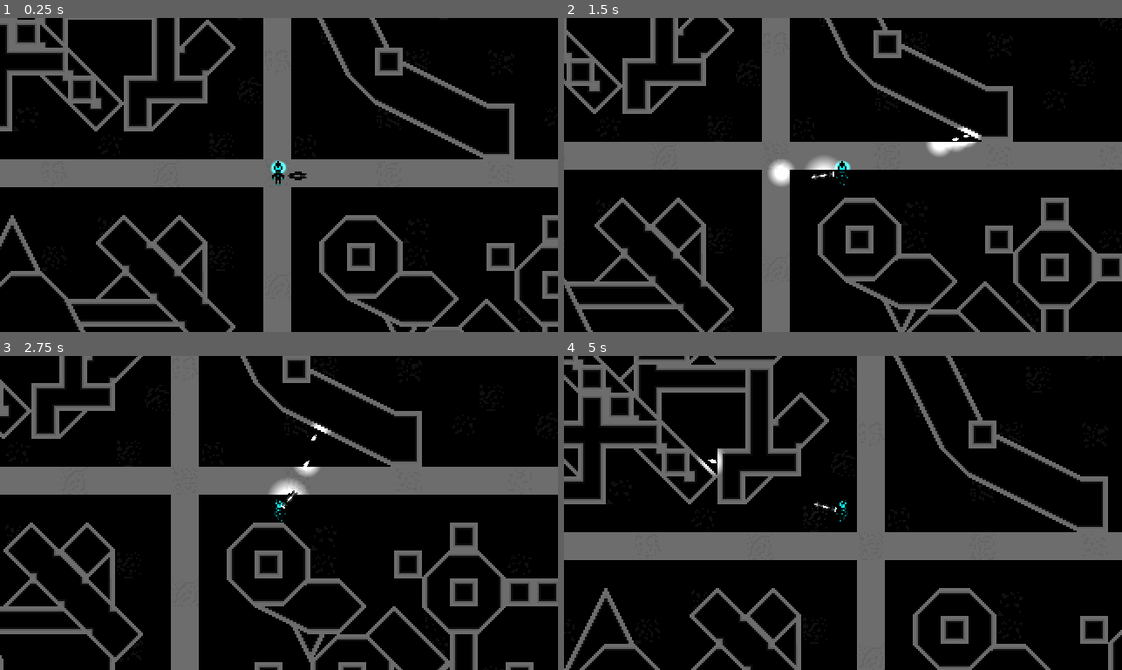
Above: before the commit, frames 1-4 (two rows, left to right).
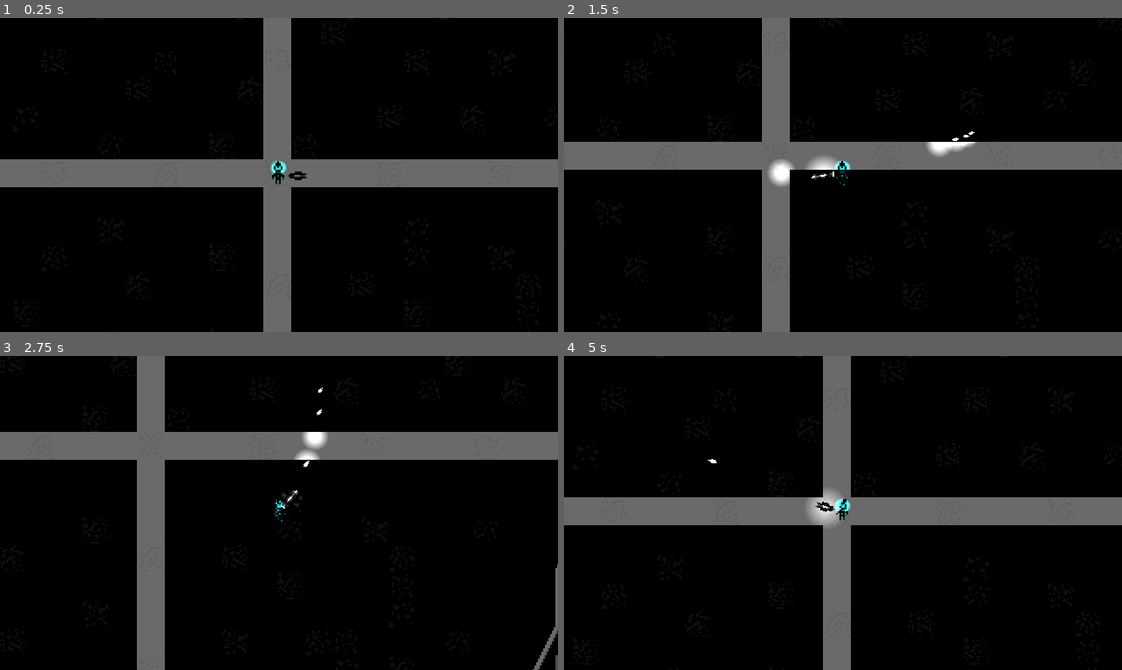
Above: after the commit, the same moments.

Repository: ZealousPython/GodotWildOverload
Game: Godot game, scene res://arena.tscn
The game is run twice, just before and just after one commit, with the same random seed, the same clock (stepped at 60 frames per second) and the same inputs. The project has no main scene, so this scene is started directly.
Inputs (mouse positions are in pixels of both pictures, inside the frame that each line leads up to):
- Up to frame 1 (0.25 s): no input
- Up to frame 2 (1.5 s): tap Enter at 0.5 s; move the mouse to (965, 159) at 0.52 s; press the mouse at (965, 159) at 0.53 s; hold Right (ui_right) 0.53-1.28 s; move the mouse to (731, 190) at 1.27 s; release the mouse at (731, 190) at 1.28 s; hold Down (ui_down) from 1.28 s (still down); click (731, 190) at 1.35 s
- Up to frame 3 (2.75 s): move the mouse to (334, 443) at 2.02 s; release Down (ui_down) at 2.03 s; press the mouse at (334, 443) at 2.03 s; hold Right (ui_right) from 2.03 s (still down)
- Up to frame 4 (5 s): move the mouse to (815, 575) at 2.77 s; release Right (ui_right) at 2.78 s; release the mouse at (815, 575) at 2.78 s; hold Up (ui_up) 2.78-3.53 s; click (815, 575) at 2.85 s; move the mouse to (1010, 560) at 3.52 s; press the mouse at (1010, 560) at 3.53 s; hold Left (ui_left) from 3.53 s (still down); move the mouse to (675, 465) at 4.27 s; release the mouse at (675, 465) at 4.28 s; click (675, 465) at 4.35 s

The runs differ from the first frame. In frame 1, 9.9% of the frame differs, in the area x 0-100%, y 0-100%; in frame 2, 9.2%; in frame 3, 34%; in frame 4, 34%.

Commit message:
Added Tile Occlusion and Navigation Layers

Diff:
--- a/MiscAssets/MapLayout.gd
+++ b/MiscAssets/MapLayout.gd
@@ -3,7 +3,7 @@
 
 # Called when the node enters the scene tree for the first time.
 func _ready():
-	for i in range(2,6):
+	for i in range(2,22):
 		set_layer_enabled(i, false)
 
 
--- a/MiscAssets/TileSet.tres
+++ b/MiscAssets/TileSet.tres
@@ -1,33 +1,118 @@
-[gd_resource type="TileSet" load_steps=3 format=3 uid="uid://dd5ojcslwpuo6"]
+[gd_resource type="TileSet" load_steps=28 format=3 uid="uid://dd5ojcslwpuo6"]
 
 [ext_resource type="Texture2D" uid="uid://cahww58p7dtq7" path="res://Aseprite/Tiles/MapTileset.png" id="1_68ow4"]
+
+[sub_resource type="OccluderPolygon2D" id="OccluderPolygon2D_ff4t4"]
+polygon = PackedVector2Array(-8, -8, 8, -8, 8, 8, -8, 8)
+
+[sub_resource type="OccluderPolygon2D" id="OccluderPolygon2D_laqsg"]
+polygon = PackedVector2Array(-4, -4, -4, -8, 4, -8, 4, -4, 8, -4, 8, 4, -8, 4, -8, -4)
+
+[sub_resource type="NavigationPolygon" id="NavigationPolygon_tvu88"]
+vertices = PackedVector2Array(8, 8, -8, 8, -8, -8, 8, -8)
+polygons = Array[PackedInt32Array]([PackedInt32Array(0, 1, 2, 3)])
+outlines = Array[PackedVector2Array]([PackedVector2Array(-8, -8, 8, -8, 8, 8, -8, 8)])
+source_geometry_group_name = &"navigation_polygon_source_group"
+agent_radius = 0.0
+
+[sub_resource type="OccluderPolygon2D" id="OccluderPolygon2D_4ktf7"]
+polygon = PackedVector2Array(-4, -4, -4, -8, 4, -8, -8, 4, -8, -4)
+
+[sub_resource type="OccluderPolygon2D" id="OccluderPolygon2D_8qyns"]
+polygon = PackedVector2Array(-4, -4, -4, -8, 8, -8, 8, 4, 1, 8, -8, 8, -8, -4)
+
+[sub_resource type="OccluderPolygon2D" id="OccluderPolygon2D_wi2pg"]
+polygon = PackedVector2Array(-8, -8, 8, -8, 8, 8, -4, 8, -4, 4, -8, 4)
+
+[sub_resource type="OccluderPolygon2D" id="OccluderPolygon2D_ii4md"]
+polygon = PackedVector2Array(-8, -8, 4, -8, 4, 4, -8, 4)
+
+[sub_resource type="OccluderPolygon2D" id="OccluderPolygon2D_7j4dp"]
+polygon = PackedVector2Array(-8, -8, 8, -8, 8, -3, -8, 4)
+
+[sub_resource type="OccluderPolygon2D" id="OccluderPolygon2D_51xm7"]
+polygon = PackedVector2Array(-8, -8, 8, -8, 8, 4, 4, 4, 4, 8, -4, 8, -4, 4, -8, 4)
+
+[sub_resource type="OccluderPolygon2D" id="OccluderPolygon2D_7r7w4"]
+polygon = PackedVector2Array(-8, -4, 8, -4, 8, 4, -8, 4)
+
+[sub_resource type="OccluderPolygon2D" id="OccluderPolygon2D_xce2v"]
+polygon = PackedVector2Array(-8, -8, 0, -8, -8, -4)
+
+[sub_resource type="OccluderPolygon2D" id="OccluderPolygon2D_puhlh"]
+polygon = PackedVector2Array(-8, -8, 4, -8, 4, -4, 8, -4, 8, 8, -4, 8, -4, 4, -8, 4)
+
+[sub_resource type="OccluderPolygon2D" id="OccluderPolygon2D_a0egv"]
+polygon = PackedVector2Array(-4, -4, -4, -8, 4, -8, 4, 4, -8, 4, -8, -4)
+
+[sub_resource type="OccluderPolygon2D" id="OccluderPolygon2D_fj6lm"]
+polygon = PackedVector2Array(-4, -4, -4, -8, 8, -8, 8, -3, -8, 4, -8, -4)
+
+[sub_resource type="OccluderPolygon2D" id="OccluderPolygon2D_psdr1"]
+polygon = PackedVector2Array(-8, -8, 4, -8, 4, -4, 8, -4, 8, 4, 4, 4, 4, 8, -4, 8, -4, 4, -8, 4)
+
+[sub_resource type="OccluderPolygon2D" id="OccluderPolygon2D_ou4ox"]
+polygon = PackedVector2Array(-4, -4, 4, -4, 4, 8, -4, 8)
+
+[sub_resource type="OccluderPolygon2D" id="OccluderPolygon2D_n4y0v"]
+polygon = PackedVector2Array(-4, -8, 0, -8, -4, -6)
+
+[sub_resource type="OccluderPolygon2D" id="OccluderPolygon2D_bw1av"]
+polygon = PackedVector2Array(-4, -4, -4, -8, 4, -8, 4, -4, 8, -4, 8, 4, 4, 4, 4, 8, -4, 8, -4, 4, -8, 4, -8, -4)
+
+[sub_resource type="OccluderPolygon2D" id="OccluderPolygon2D_qhnne"]
+polygon = PackedVector2Array(-4, -4, 4, -4, 4, 4, -4, 4)
+
+[sub_resource type="OccluderPolygon2D" id="OccluderPolygon2D_3kirt"]
+polygon = PackedVector2Array(-8, -8, 8, -8, 8, 4, 4, 8, -8, 8)
+
+[sub_resource type="OccluderPolygon2D" id="OccluderPolygon2D_gn1r3"]
+polygon = PackedVector2Array(-8, -8, 8, -8, 8, 4, -8, 4)
+
+[sub_resource type="OccluderPolygon2D" id="OccluderPolygon2D_tcelf"]
+polygon = PackedVector2Array(-8, -8, 8, -8, 8, 4, 1, 8, -8, 8)
+
+[sub_resource type="OccluderPolygon2D" id="OccluderPolygon2D_3jw1r"]
+polygon = PackedVector2Array(-8, -8, 4, -8, 4, -4, 8, -4, 8, 4, -8, 4)
+
+[sub_resource type="OccluderPolygon2D" id="OccluderPolygon2D_353kh"]
+polygon = PackedVector2Array(-8, -8, 4, -8, -8, 4)
+
+[sub_resource type="OccluderPolygon2D" id="OccluderPolygon2D_p3p5b"]
+polygon = PackedVector2Array(-4, -4, -4, -8, 8, -8, 8, 4, 4, 8, -8, 8, -8, -4)
 
 [sub_resource type="TileSetAtlasSource" id="TileSetAtlasSource_wr5yd"]
 texture = ExtResource("1_68ow4")
 0:0/0 = 0
+0:0/0/occlusion_layer_0/polygon = SubResource("OccluderPolygon2D_ff4t4")
 0:0/0/physics_layer_0/linear_velocity = Vector2(0, 0)
 0:0/0/physics_layer_0/angular_velocity = 0.0
 1:0/0 = 0
+1:0/0/occlusion_layer_0/polygon = SubResource("OccluderPolygon2D_wi2pg")
 1:0/0/physics_layer_0/linear_velocity = Vector2(0, 0)
 1:0/0/physics_layer_0/angular_velocity = 0.0
 1:0/0/physics_layer_0/polygon_0/points = PackedVector2Array(-8, 4, -4, 4, -4, 8, -8, 8)
 2:0/0 = 0
+2:0/0/occlusion_layer_0/polygon = SubResource("OccluderPolygon2D_51xm7")
 2:0/0/physics_layer_0/linear_velocity = Vector2(0, 0)
 2:0/0/physics_layer_0/angular_velocity = 0.0
 2:0/0/physics_layer_0/polygon_0/points = PackedVector2Array(-8, 4, -4, 4, -4, 8, -8, 8)
 2:0/0/physics_layer_0/polygon_1/points = PackedVector2Array(4, 8, 4, 4, 8, 4, 8, 8)
 3:0/0 = 0
+3:0/0/occlusion_layer_0/polygon = SubResource("OccluderPolygon2D_puhlh")
 3:0/0/physics_layer_0/linear_velocity = Vector2(0, 0)
 3:0/0/physics_layer_0/angular_velocity = 0.0
 3:0/0/physics_layer_0/polygon_0/points = PackedVector2Array(4, -8, 8, -8, 8, -4, 4, -4)
 3:0/0/physics_layer_0/polygon_1/points = PackedVector2Array(-8, 4, -4, 4, -4, 8, -8, 8)
 4:0/0 = 0
+4:0/0/occlusion_layer_0/polygon = SubResource("OccluderPolygon2D_psdr1")
 4:0/0/physics_layer_0/linear_velocity = Vector2(0, 0)
 4:0/0/physics_layer_0/angular_velocity = 0.0
 4:0/0/physics_layer_0/polygon_0/points = PackedVector2Array(-8, 4, -4, 4, -4, 8, -8, 8)
 4:0/0/physics_layer_0/polygon_1/points = PackedVector2Array(4, 4, 8, 4, 8, 8, 4, 8)
 4:0/0/physics_layer_0/polygon_2/points = PackedVector2Array(4, -4, 4, -8, 8, -8, 8, -4)
 5:0/0 = 0
+5:0/0/occlusion_layer_0/polygon = SubResource("OccluderPolygon2D_bw1av")
 5:0/0/physics_layer_0/linear_velocity = Vector2(0, 0)
 5:0/0/physics_layer_0/angular_velocity = 0.0
 5:0/0/physics_layer_0/polygon_0/points = PackedVector2Array(4, 4, 8, 4, 8, 8, 4, 8)
@@ -35,39 +120,47 @@
 5:0/0/physics_layer_0/polygon_2/points = PackedVector2Array(-8, -8, -4, -8, -4, -4, -8, -4)
 5:0/0/physics_layer_0/polygon_3/points = PackedVector2Array(-8, 4, -4, 4, -4, 8, -8, 8)
 6:0/0 = 0
+6:0/0/occlusion_layer_0/polygon = SubResource("OccluderPolygon2D_gn1r3")
 6:0/0/physics_layer_0/linear_velocity = Vector2(0, 0)
 6:0/0/physics_layer_0/angular_velocity = 0.0
 6:0/0/physics_layer_0/polygon_0/points = PackedVector2Array(-8, 4, 8, 4, 8, 8, -8, 8)
 7:0/0 = 0
+7:0/0/occlusion_layer_0/polygon = SubResource("OccluderPolygon2D_3jw1r")
 7:0/0/physics_layer_0/linear_velocity = Vector2(0, 0)
 7:0/0/physics_layer_0/angular_velocity = 0.0
 7:0/0/physics_layer_0/polygon_0/points = PackedVector2Array(-8, 4, 8, 4, 8, 8, -8, 8)
 7:0/0/physics_layer_0/polygon_1/points = PackedVector2Array(4, -8, 4, -4, 8, -4, 8, -8)
 0:1/0 = 0
+0:1/0/occlusion_layer_0/polygon = SubResource("OccluderPolygon2D_laqsg")
 0:1/0/physics_layer_0/linear_velocity = Vector2(0, 0)
 0:1/0/physics_layer_0/angular_velocity = 0.0
 0:1/0/physics_layer_0/polygon_0/points = PackedVector2Array(-8, 4, 8, 4, 8, 8, -8, 8)
 0:1/0/physics_layer_0/polygon_1/points = PackedVector2Array(-8, -8, -8, -4, -4, -4, -4, -8)
 0:1/0/physics_layer_0/polygon_2/points = PackedVector2Array(4, -8, 8, -8, 8, -4, 4, -4)
 1:1/0 = 0
+1:1/0/occlusion_layer_0/polygon = SubResource("OccluderPolygon2D_ii4md")
 1:1/0/physics_layer_0/linear_velocity = Vector2(0, 0)
 1:1/0/physics_layer_0/angular_velocity = 0.0
 1:1/0/physics_layer_0/polygon_0/points = PackedVector2Array(4, 4, 4, -8, 8, -8, 8, 8, -8, 8, -8, 4)
 2:1/0 = 0
+2:1/0/occlusion_layer_0/polygon = SubResource("OccluderPolygon2D_7r7w4")
 2:1/0/physics_layer_0/linear_velocity = Vector2(0, 0)
 2:1/0/physics_layer_0/angular_velocity = 0.0
 2:1/0/physics_layer_0/polygon_0/points = PackedVector2Array(-8, -8, 8, -8, 8, -4, -8, -4, -8, -4)
 2:1/0/physics_layer_0/polygon_1/points = PackedVector2Array(-8, 4, -8, 8, 8, 8, 8, 4)
 3:1/0 = 0
+3:1/0/occlusion_layer_0/polygon = SubResource("OccluderPolygon2D_a0egv")
 3:1/0/physics_layer_0/linear_velocity = Vector2(0, 0)
 3:1/0/physics_layer_0/angular_velocity = 0.0
 3:1/0/physics_layer_0/polygon_0/points = PackedVector2Array(4, 4, 4, -8, 8, -8, 8, 8, -8, 8, -8, 4)
 3:1/0/physics_layer_0/polygon_1/points = PackedVector2Array(-8, -8, -8, -4, -4, -4, -4, -8)
 4:1/0 = 0
+4:1/0/occlusion_layer_0/polygon = SubResource("OccluderPolygon2D_ou4ox")
 4:1/0/physics_layer_0/linear_velocity = Vector2(0, 0)
 4:1/0/physics_layer_0/angular_velocity = 0.0
 4:1/0/physics_layer_0/polygon_0/points = PackedVector2Array(-8, -8, 8, -8, 8, 8, 4, 8, 4, -4, -4, -4, -4, 8, -8, 8)
 5:1/0 = 0
+5:1/0/occlusion_layer_0/polygon = SubResource("OccluderPolygon2D_qhnne")
 5:1/0/physics_layer_0/linear_velocity = Vector2(0, 0)
 5:1/0/physics_layer_0/angular_velocity = 0.0
 5:1/0/physics_layer_0/polygon_0/points = PackedVector2Array(8, -8, 8, 8, -8, 8, -4, 4, 4, 4, 4, -4)
@@ -75,95 +168,124 @@
 6:1/0 = 0
 6:1/0/physics_layer_0/linear_velocity = Vector2(0, 0)
 6:1/0/physics_layer_0/angular_velocity = 0.0
+6:1/0/navigation_layer_0/polygon = SubResource("NavigationPolygon_tvu88")
 7:1/0 = 0
 7:1/0/physics_layer_0/linear_velocity = Vector2(0, 0)
 7:1/0/physics_layer_0/angular_velocity = 0.0
+7:1/0/navigation_layer_0/polygon = SubResource("NavigationPolygon_tvu88")
 0:2/0 = 0
 0:2/0/physics_layer_0/linear_velocity = Vector2(0, 0)
 0:2/0/physics_layer_0/angular_velocity = 0.0
+0:2/0/navigation_layer_0/polygon = SubResource("NavigationPolygon_tvu88")
 1:2/0 = 0
 1:2/0/physics_layer_0/linear_velocity = Vector2(0, 0)
 1:2/0/physics_layer_0/angular_velocity = 0.0
+1:2/0/navigation_layer_0/polygon = SubResource("NavigationPolygon_tvu88")
 2:2/0 = 0
 2:2/0/physics_layer_0/linear_velocity = Vector2(0, 0)
 2:2/0/physics_layer_0/angular_velocity = 0.0
+2:2/0/navigation_layer_0/polygon = SubResource("NavigationPolygon_tvu88")
 3:2/0 = 0
 3:2/0/physics_layer_0/linear_velocity = Vector2(0, 0)
 3:2/0/physics_layer_0/angular_velocity = 0.0
+3:2/0/navigation_layer_0/polygon = SubResource("NavigationPolygon_tvu88")
 4:2/0 = 0
 4:2/0/physics_layer_0/linear_velocity = Vector2(0, 0)
 4:2/0/physics_layer_0/angular_velocity = 0.0
+4:2/0/navigation_layer_0/polygon = SubResource("NavigationPolygon_tvu88")
 5:2/0 = 0
 5:2/0/physics_layer_0/linear_velocity = Vector2(0, 0)
 5:2/0/physics_layer_0/angular_velocity = 0.0
+5:2/0/navigation_layer_0/polygon = SubResource("NavigationPolygon_tvu88")
 6:2/0 = 0
 6:2/0/physics_layer_0/linear_velocity = Vector2(0, 0)
 6:2/0/physics_layer_0/angular_velocity = 0.0
+6:2/0/navigation_layer_0/polygon = SubResource("NavigationPolygon_tvu88")
 7:2/0 = 0
 7:2/0/physics_layer_0/linear_velocity = Vector2(0, 0)
 7:2/0/physics_layer_0/angular_velocity = 0.0
+7:2/0/navigation_layer_0/polygon = SubResource("NavigationPolygon_tvu88")
 0:3/0 = 0
 0:3/0/physics_layer_0/linear_velocity = Vector2(0, 0)
 0:3/0/physics_layer_0/angular_velocity = 0.0
+0:3/0/navigation_layer_0/polygon = SubResource("NavigationPolygon_tvu88")
 1:3/0 = 0
 1:3/0/physics_layer_0/linear_velocity = Vector2(0, 0)
 1:3/0/physics_layer_0/angular_velocity = 0.0
+1:3/0/navigation_layer_0/polygon = SubResource("NavigationPolygon_tvu88")
 2:3/0 = 0
 2:3/0/physics_layer_0/linear_velocity = Vector2(0, 0)
 2:3/0/physics_layer_0/angular_velocity = 0.0
+2:3/0/navigation_layer_0/polygon = SubResource("NavigationPolygon_tvu88")
 3:3/0 = 0
 3:3/0/physics_layer_0/linear_velocity = Vector2(0, 0)
 3:3/0/physics_layer_0/angular_velocity = 0.0
+3:3/0/navigation_layer_0/polygon = SubResource("NavigationPolygon_tvu88")
 4:3/0 = 0
 4:3/0/physics_layer_0/linear_velocity = Vector2(0, 0)
 4:3/0/physics_layer_0/angular_velocity = 0.0
+4:3/0/navigation_layer_0/polygon = SubResource("NavigationPolygon_tvu88")
 5:3/0 = 0
 5:3/0/physics_layer_0/linear_velocity = Vector2(0, 0)
 5:3/0/physics_layer_0/angular_velocity = 0.0
+5:3/0/navigation_layer_0/polygon = SubResource("NavigationPolygon_tvu88")
 6:3/0 = 0
 6:3/0/physics_layer_0/linear_velocity = Vector2(0, 0)
 6:3/0/physics_layer_0/angular_velocity = 0.0
+6:3/0/navigation_layer_0/polygon = SubResource("NavigationPolygon_tvu88")
 7:3/0 = 0
+7:3/0/occlusion_layer_0/polygon = SubResource("OccluderPolygon2D_353kh")
 7:3/0/physics_layer_0/linear_velocity = Vector2(0, 0)
 7:3/0/physics_layer_0/angular_velocity = 0.0
 7:3/0/physics_layer_0/polygon_0/points = PackedVector2Array(-8, -8, 8, -8, -8, 8)
 0:4/0 = 0
+0:4/0/occlusion_layer_0/polygon = SubResource("OccluderPolygon2D_4ktf7")
 0:4/0/physics_layer_0/linear_velocity = Vector2(0, 0)
 0:4/0/physics_layer_0/angular_velocity = 0.0
 0:4/0/physics_layer_0/polygon_0/points = PackedVector2Array(-8, -8, 8, -8, -8, 8)
 0:5/0 = 0
+0:5/0/occlusion_layer_0/polygon = SubResource("OccluderPolygon2D_8qyns")
 0:5/0/physics_layer_0/linear_velocity = Vector2(0, 0)
 0:5/0/physics_layer_0/angular_velocity = 0.0
 0:5/0/physics_layer_0/polygon_0/points = PackedVector2Array(-8, -8, 8, -8, 8, 8, -8, 8)
 1:4/0 = 0
+1:4/0/occlusion_layer_0/polygon = SubResource("OccluderPolygon2D_7j4dp")
 1:4/0/physics_layer_0/linear_velocity = Vector2(0, 0)
 1:4/0/physics_layer_0/angular_velocity = 0.0
 1:4/0/physics_layer_0/polygon_0/points = PackedVector2Array(-8, -8, 8, -8, 8, 0, -8, 8)
 2:4/0 = 0
+2:4/0/occlusion_layer_0/polygon = SubResource("OccluderPolygon2D_xce2v")
 2:4/0/physics_layer_0/linear_velocity = Vector2(0, 0)
 2:4/0/physics_layer_0/angular_velocity = 0.0
 2:4/0/physics_layer_0/polygon_0/points = PackedVector2Array(-8, -8, 8, -8, -8, 0)
 3:4/0 = 0
+3:4/0/occlusion_layer_0/polygon = SubResource("OccluderPolygon2D_fj6lm")
 3:4/0/physics_layer_0/linear_velocity = Vector2(0, 0)
 3:4/0/physics_layer_0/angular_velocity = 0.0
 3:4/0/physics_layer_0/polygon_0/points = PackedVector2Array(-8, -8, 8, -8, 8, 0, -8, 8)
 4:4/0 = 0
+4:4/0/occlusion_layer_0/polygon = SubResource("OccluderPolygon2D_n4y0v")
 4:4/0/physics_layer_0/linear_velocity = Vector2(0, 0)
 4:4/0/physics_layer_0/angular_velocity = 0.0
 4:4/0/physics_layer_0/polygon_0/points = PackedVector2Array(-8, -8, 8, -8, -8, 0)
 5:4/0 = 0
+5:4/0/occlusion_layer_0/polygon = SubResource("OccluderPolygon2D_3kirt")
 5:4/0/physics_layer_0/linear_velocity = Vector2(0, 0)
 5:4/0/physics_layer_0/angular_velocity = 0.0
 5:4/0/physics_layer_0/polygon_0/points = PackedVector2Array(-8, -8, 8, -8, 8, 8, -8, 8)
 6:4/0 = 0
+6:4/0/occlusion_layer_0/polygon = SubResource("OccluderPolygon2D_tcelf")
 6:4/0/physics_layer_0/linear_velocity = Vector2(0, 0)
 6:4/0/physics_layer_0/angular_velocity = 0.0
 6:4/0/physics_layer_0/polygon_0/points = PackedVector2Array(-8, -8, 8, -8, 8, 8, -8, 8)
 7:4/0 = 0
+7:4/0/occlusion_layer_0/polygon = SubResource("OccluderPolygon2D_p3p5b")
 7:4/0/physics_layer_0/linear_velocity = Vector2(0, 0)
 7:4/0/physics_layer_0/angular_velocity = 0.0
 7:4/0/physics_layer_0/polygon_0/points = PackedVector2Array(-8, -8, 8, -8, 8, 8, -8, 8)
 
 [resource]
+occlusion_layer_0/light_mask = 3
 physics_layer_0/collision_layer = 1
+navigation_layer_0/layers = 1
 sources/0 = SubResource("TileSetAtlasSource_wr5yd")
--- a/arena.tscn
+++ b/arena.tscn
@@ -1,5 +1,4 @@
 [gd_scene load_steps=4 format=3 uid="uid://ch2rk2m6a3r3t"]
-
 
 [ext_resource type="TileSet" uid="uid://dd5ojcslwpuo6" path="res://MiscAssets/TileSet.tres" id="1_41nwv"]
 [ext_resource type="PackedScene" uid="uid://ceo47vckxqlqw" path="res://Character Objects/Player.tscn" id="2_h16x0"]
@@ -7,7 +6,7 @@
 
 [node name="Arena" type="Node2D"]
 
-[node name="TileMap" type="TileMap" parent="."]
+[node name="TileMap" type="TileMap" parent="." groups=["Wall"]]
 position = Vector2(-1, 15)
 tile_set = ExtResource("1_41nwv")
 format = 2
@@ -84,6 +83,9 @@
 [node name="Camera2D" type="Camera2D" parent="Player/Player Body" index="3"]
 position = Vector2(1, 0)
 
+[node name="CanvasModulate" parent="Player" index="2"]
+visible = false
+
 [node name="CanvasModulate" type="CanvasModulate" parent="."]
 color = Color(0.415686, 0.415686, 0.415686, 1)
 
